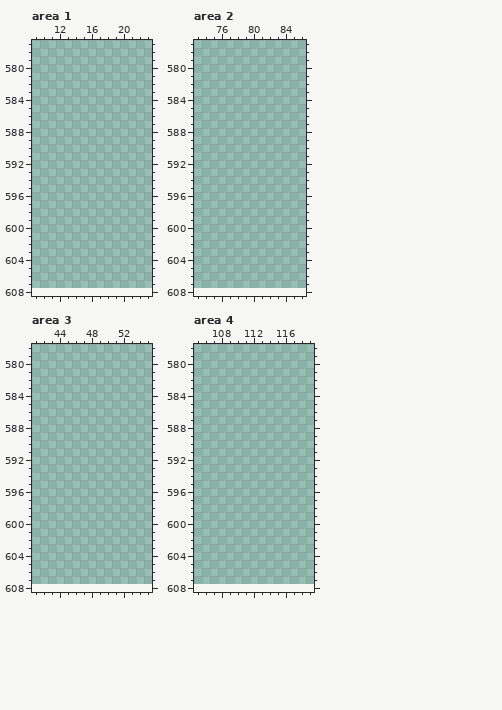
Pixel-art file -- src/concept/sprite/amadixnew.aseprite. Above, as it was before the edit.
512x608 pixels, 1 frame. Colours within 5 levels of each other are drawn and written as one. Shown: area 1: x 9..23, y 577..608; area 2: x 73..86, y 577..608; area 3: x 41..55, y 578..608; area 4: x 105..119, y 578..608. The old version is drawn lined up with the new one, on the new canvas. The commit also changed other parts of the picture, which this record leaves out.
Once edited:
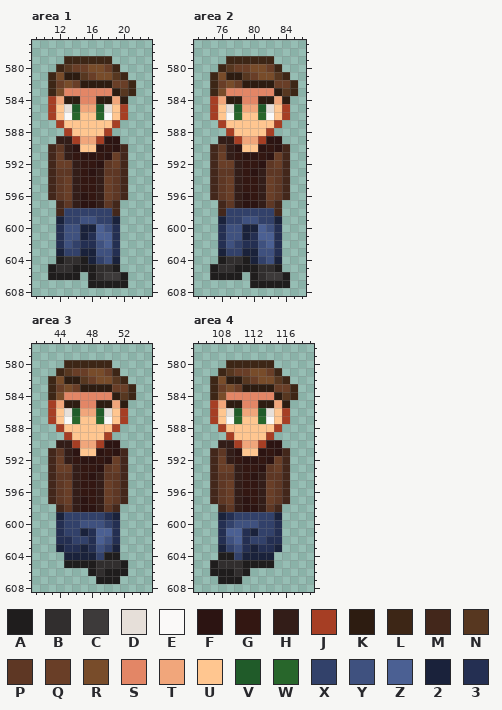
Palette (. is transparent): A #1f1d1d  B #312e2e  C #3d3a3a  D #e6dfd9  E #faf9f8  F #2c1412  G #331712  H #331d18  J #a63e24  K #2d1c11  L #3d2616  M #43271b  N #573720  P #5e3724  Q #693e27  R #784c2a  S #e38666  T #f1a67b  U #ffc690  V #205b29  W #28662b  X #32416a  Y #3f517f  Z #4b6093  2 #1a223b  3 #242f52
Edits made:
canvas 512x608 -> 512x960
Area 1:
y 579: x 13..18 ...... -> LLLLLL
y 580: x 12..19 ........ -> LNQQRRQL
y 581: x 11..20 .......... -> LRKKNQRRNL
y 582: x 11..21 ........... -> LQRQKKKKQQL
y 583: x 11..21 ........... -> LRSSSSSSKNL
y 584: x 11..20 .......... -> JTKKSSKKTK
y 585: x 11..20 .......... -> JUDVTTVDUJ
y 586: x 11..20 .......... -> JUEWUUWEUJ
y 587: x 12..19 ........ -> JUUUUUUJ
y 588: x 13..18 ...... -> JUUUUJ
y 589: x 12..19 ........ -> HHJTTJFF
y 590: x 11..20 .......... -> MPHFUUFGFM
y 591: x 11..20 .......... -> MQHGFFGFQM
y 592: x 11..20 .......... -> MQQHGGFPQM
y 593: x 11..20 .......... -> MPPHGFHPPM
y 594..595: x 11..20 .......... -> MPQHGGHQPM
y 596: x 11..20 .......... -> MPQHFGHQPM
y 597: x 12..19 ........ -> MPHFFHPM
y 598: x 12..19 ........ -> MXXXXXXM
y 599: x 12..19 ........ -> 2XXYYXX2
y 600: x 12..19 ........ -> 3YY22ZY3
y 601: x 12..19 ........ -> 3YY23ZZ3
y 602: x 12..19 ........ -> 3YX33YZ3
y 603: x 12..19 ........ -> 2XX22YY3
y 604: x 12..19 ........ -> ABBA2XY2
y 605: x 11..19 ......... -> ABBAAABBA
y 606: x 11..14 .... -> AAAA; x 16..20 ..... -> ABCCA
y 607: x 16..20 ..... -> AAAAA
Area 2:
y 579: x 77..82 ...... -> LLLLLL
y 580: x 76..83 ........ -> LNQQRRQL
y 581: x 75..84 .......... -> LRKKNQRRNL
y 582: x 75..85 ........... -> LQRQKKKKQQL
y 583: x 75..85 ........... -> LRSSSSSSKNL
y 584: x 75..84 .......... -> JTKKSSKKTK
y 585: x 75..84 .......... -> JUDVTTVDUJ
y 586: x 75..84 .......... -> JUEWUUWEUJ
y 587: x 76..83 ........ -> JUUUUUUJ
y 588: x 77..82 ...... -> JUUUUJ
y 589: x 76..83 ........ -> HHJTTJFF
y 590: x 75..84 .......... -> MPHFUUFGFM
y 591: x 75..84 .......... -> MQHGFFGFQM
y 592: x 75..84 .......... -> MQQHGGFPQM
y 593: x 75..84 .......... -> MPPHGFHPPM
y 594..595: x 75..84 .......... -> MPQHGGHQPM
y 596: x 75..84 .......... -> MPQHFGHQPM
y 597: x 76..83 ........ -> MPHFFHPM
y 598: x 76..83 ........ -> MXXXXXXM
y 599: x 76..83 ........ -> 2XXYYXX2
y 600: x 76..83 ........ -> 3YY22ZY3
y 601: x 76..83 ........ -> 3YY23ZZ3
y 602: x 76..83 ........ -> 3YX33YZ3
y 603: x 76..83 ........ -> 2XX22YY3
y 604: x 76..83 ........ -> ABBA2XY2
y 605: x 75..83 ......... -> ABBAAABBA
y 606: x 75..78 .... -> AAAA; x 80..84 ..... -> ABCCA
y 607: x 80..84 ..... -> AAAAA
Area 3:
y 580: x 45..50 ...... -> LLLLLL
y 581: x 44..51 ........ -> LNQQRRQL
y 582: x 43..52 .......... -> LRKKNQRRNL
y 583: x 43..53 ........... -> LQRQKKKKQQL
y 584: x 43..53 ........... -> LRSSSSSSKNL
y 585: x 43..52 .......... -> JTKKSSKKTK
y 586: x 43..52 .......... -> JUDVTTVDUJ
y 587: x 43..52 .......... -> JUEWUUWEUJ
y 588: x 44..51 ........ -> JUUUUUUJ
y 589: x 45..50 ...... -> JUUUUJ
y 590: x 44..51 ........ -> HHJTTJFF
y 591: x 43..52 .......... -> MPHFUUFGFM
y 592: x 43..52 .......... -> MQHGFFGFQM
y 593: x 43..52 .......... -> MQQHGGFPQM
y 594: x 43..52 .......... -> MPPHGFHPPM
y 595..596: x 43..52 .......... -> MPQHGGHQPM
y 597: x 43..52 .......... -> MPQHFGHQPM
y 598: x 44..51 ........ -> MPHFFHPM
y 599: x 44..51 ........ -> 2XXXXX32
y 600: x 44..51 ........ -> 3XXYYYX3
y 601: x 44..51 ........ -> 3XX23ZZ3
y 602: x 44..51 ........ -> 33XX3ZY3
y 603: x 44..51 ........ -> 23323YX2
y 604: x 45..51 ....... -> 2222XAA
y 605: x 45..52 ........ -> AAAABBBA
y 606: x 48..52 ..... -> ABAAA
y 607: x 49..51 ... -> AAA
Area 4:
y 580: x 109..114 ...... -> LLLLLL
y 581: x 108..115 ........ -> LNQQRRQL
y 582: x 107..116 .......... -> LRKKNQRRNL
y 583: x 107..117 ........... -> LQRQKKKKQQL
y 584: x 107..117 ........... -> LRSSSSSSKNL
y 585: x 107..116 .......... -> JTKKSSKKTK
y 586: x 107..116 .......... -> JUDVTTVDUJ
y 587: x 107..116 .......... -> JUEWUUWEUJ
y 588: x 108..115 ........ -> JUUUUUUJ
y 589: x 109..114 ...... -> JUUUUJ
y 590: x 108..115 ........ -> HHJTTJFF
y 591: x 107..116 .......... -> MPHFUUFGFM
y 592: x 107..116 .......... -> MQHGFFGFQM
y 593: x 107..116 .......... -> MQQHGGFPQM
y 594: x 107..116 .......... -> MPPHGFHPPM
y 595..596: x 107..116 .......... -> MPQHGGHQPM
y 597: x 107..116 .......... -> MPQHFGHQPM
y 598: x 108..115 ........ -> MPHFFHPM
y 599: x 108..115 ........ -> 23XXXXX2
y 600: x 108..115 ........ -> 3XYYYXX3
y 601: x 108..115 ........ -> 3ZZ32XX3
y 602: x 108..115 ........ -> 3YZ3XX33
y 603: x 108..115 ........ -> 2XY32332
y 604: x 108..114 ....... -> AAX2222
y 605: x 107..114 ........ -> ABBBAAAA
y 606: x 107..111 ..... -> AAABA
y 607: x 108..110 ... -> AAA
Changed places in both pictures, as pixel boxes (x1, y1, x2, y2):
added: (48, 56, 136, 288)
added: (210, 56, 298, 288)
added: (48, 360, 136, 584)
added: (210, 360, 298, 584)
